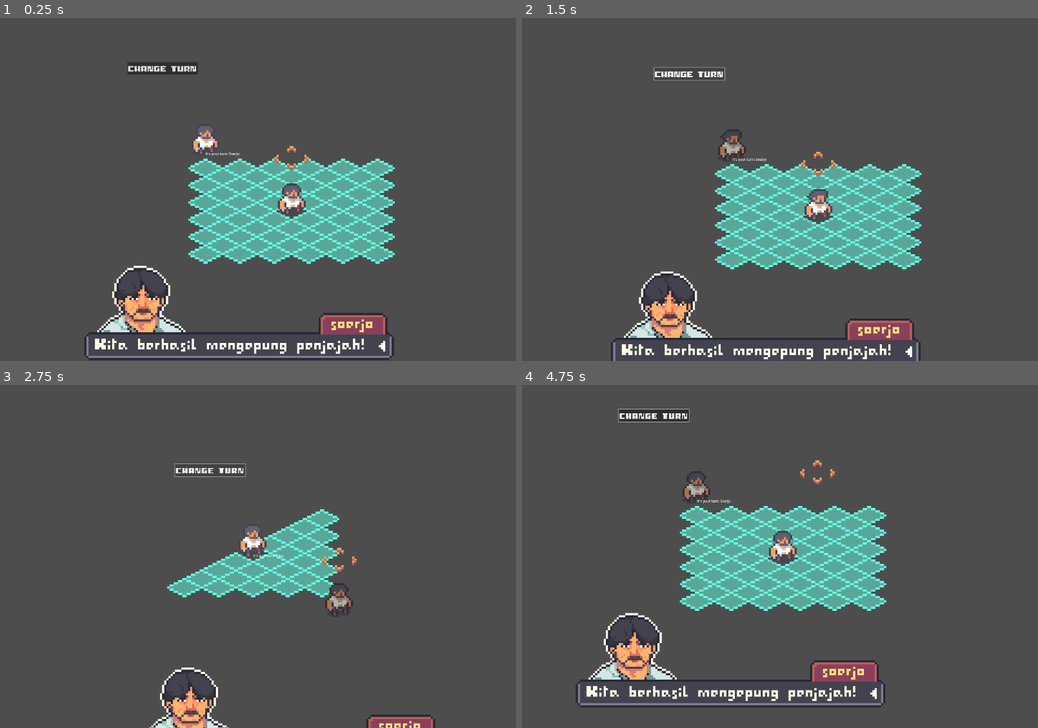
Above: before the commit, frames 1-4 (two rows, left to right).
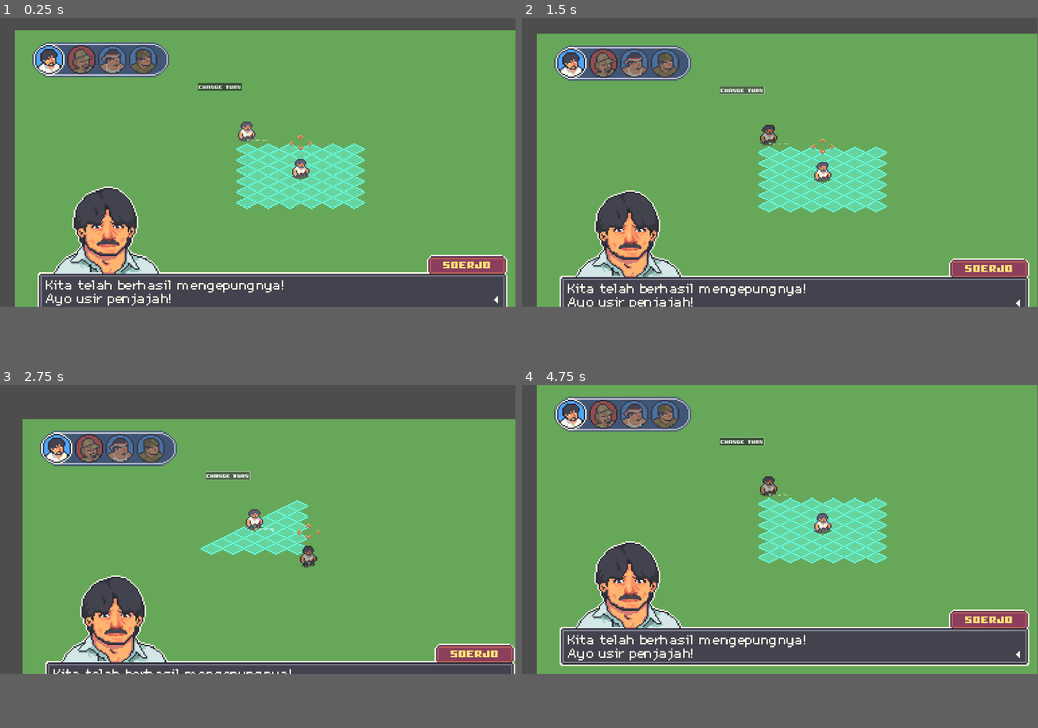
Above: after the commit, the same moments.

Repository: edenbayu/FinalProject_Game_Perang_Surabaya
Game: Godot game, scene res://Scenes/level.tscn
Two runs of this game, one before a commit and one after it. Both use one fixed random seed, a clock stepped at 60 frames per second and the inputs below.
Inputs (mouse positions are in pixels of both pictures, inside the frame that each line leads up to):
- Up to frame 1 (0.25 s): no input
- Up to frame 2 (1.5 s): click "CHANGE TURN" at 0.5 s; click "CHANGE TURN" at 1.25 s
- Up to frame 3 (2.75 s): click "CHANGE TURN" at 2 s
- Up to frame 4 (4.75 s): tap Enter (ui_accept) at 2.75, 3.02, 3.77 s; move the mouse to (893, 539) at 2.77 s; press the mouse at (893, 539) at 2.78 s; move the mouse to (676, 573) at 3.52 s; release the mouse at (676, 573) at 3.53 s; click (676, 573) at 3.6 s; move the mouse to (831, 481) at 4.27 s; press the mouse at (831, 481) at 4.28 s
The window is 800x533 before the commit and 799x449 after it. Grey fills any space a smaller window leaves; there, only what the larger window draws over its background counts as a difference.

The runs differ from the first frame. In frame 1, 73% of the frame differs, in the area x 2-100%, y 3-100%; in frame 2, 72%; in frame 3, 69%; in frame 4, 76%, in the area x 2-100%, y 0-94%.

Commit message:
hardcode animation

Diff:
--- a/Bayu/TurnBased_AI/Scenes/level.tscn
+++ b/Bayu/TurnBased_AI/Scenes/level.tscn
@@ -12,6 +12,7 @@
 [ext_resource type="Texture2D" uid="uid://4gpl7egntgvn" path="res://UI/coba_dialogue.png" id="9_brwvi"]
 [ext_resource type="Resource" uid="uid://doupgc3wnll5r" path="res://Resources/Ling.tres" id="10_0nykt"]
 [ext_resource type="FontFile" uid="uid://bs41epct36unk" path="res://UI/I-pixel-u.ttf" id="11_jjinn"]
+[ext_resource type="Texture2D" uid="uid://c6uqkdvdwgqgn" path="res://Sprites/BG.png" id="13_srsit"]
 
 [sub_resource type="TileSetAtlasSource" id="TileSetAtlasSource_otxub"]
 texture = ExtResource("1_ja282")
@@ -45,6 +46,10 @@
 
 [node name="Level" type="Node2D"]
 script = ExtResource("1_hgg8q")
+
+[node name="Bg" type="Sprite2D" parent="."]
+position = Vector2(191, 270)
+texture = ExtResource("13_srsit")
 
 [node name="TacticsCamera" parent="." instance=ExtResource("2_pxgfw")]
 
@@ -113,6 +118,7 @@
 [node name="Timer" type="Timer" parent="."]
 
 [node name="TextureRect" type="TextureRect" parent="."]
+visible = false
 offset_left = -584.0
 offset_top = 514.0
 offset_right = 896.0
--- a/Bayu/TurnBased_AI/project.godot
+++ b/Bayu/TurnBased_AI/project.godot
@@ -17,8 +17,8 @@
 
 [display]
 
-window/size/viewport_width=1200
-window/size/viewport_height=800
+window/size/viewport_width=1920
+window/size/viewport_height=1080
 
 [dotnet]
 
Not shown: 1 places in Bayu/TurnBased_AI/Scenes/level.tscn that only renumber resources
Binary file added: Bayu/TurnBased_AI/Sprites/BG.png
Not shown, added: Bayu/TurnBased_AI/Sprites/BG.png.import
